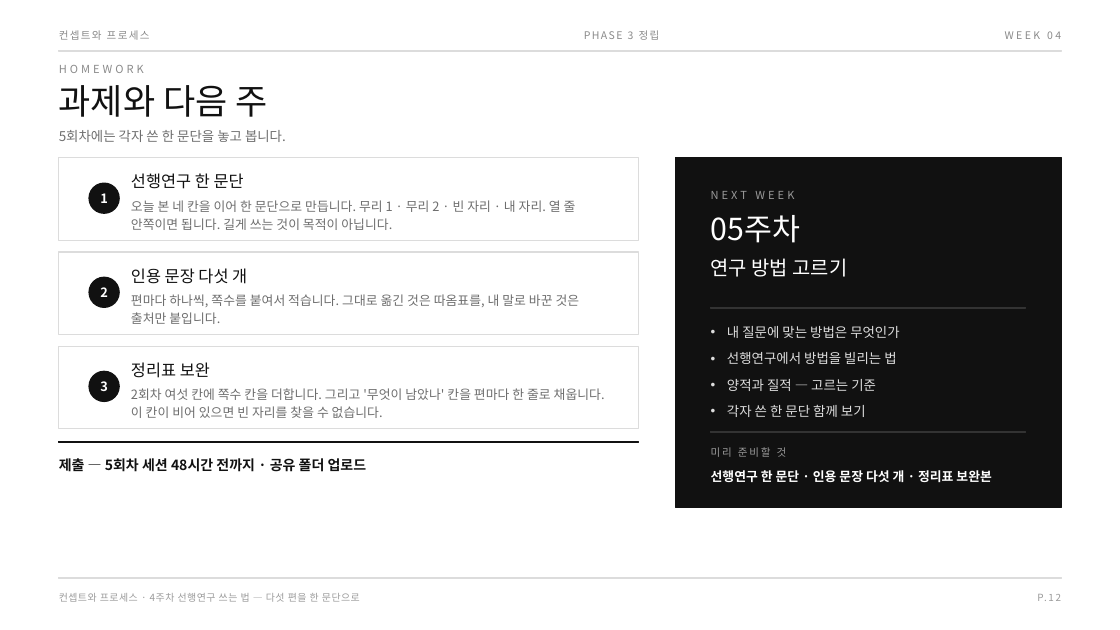
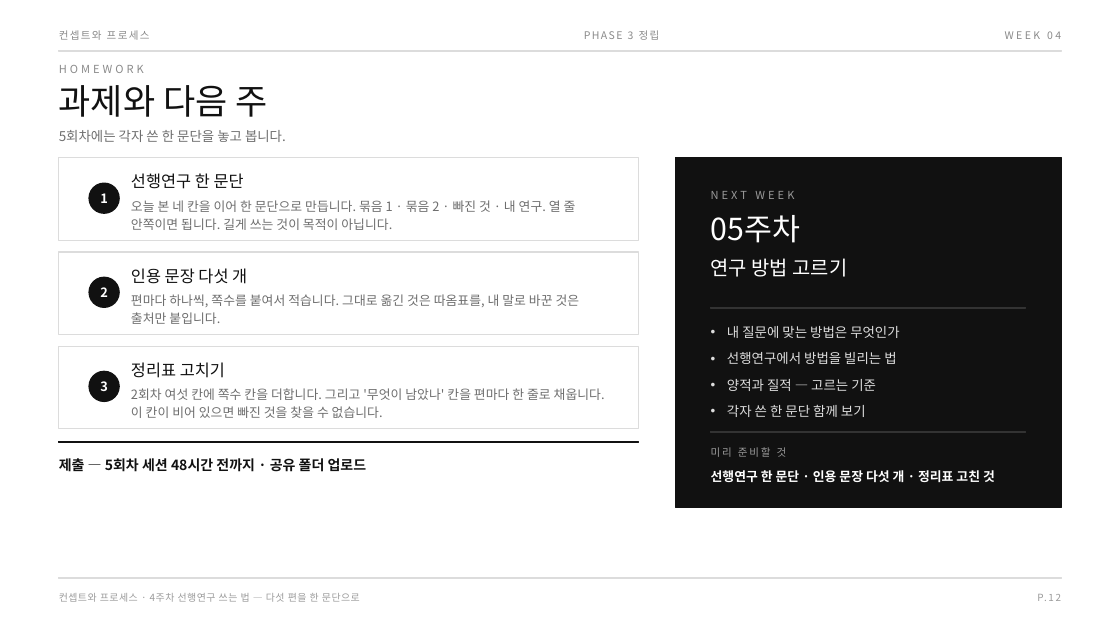
Before and after one commit to design-eng/MIN.D, a slide deck: slide 18 of dist/weeks-대학원/컨셉트와프로세스_04주차_선행연구쓰는법.pptx. Drawn at 1120x630 pixels with LibreOffice and Linux fonts; fonts in the diff are those of the drawing. Boxes give left, top, right and bottom in pixels: in the first picture for what was removed or moved away, otherwise in the second. Text is boxed around its words. In the diff, an @@ line names an element or a change of style, - is before the commit and + after.

```diff
--- a/dist/weeks-대학원/컨셉트와프로세스_04주차_선행연구쓰는법.pptx
+++ b/dist/weeks-대학원/컨셉트와프로세스_04주차_선행연구쓰는법.pptx
@@ text at [131,200,576,230]: text changed @@
-오늘 본 네 칸을 이어 한 문단으로 만듭니다. 무리 1 · 무리 2 · 빈 자리 · 내 자리. 열 줄 안쪽이면 됩니다. 길게 쓰는 것이 목적이 아닙니다.
+오늘 본 네 칸을 이어 한 문단으로 만듭니다. 묶음 1 · 묶음 2 · 빠진 것 · 내 연구. 열 줄 안쪽이면 됩니다. 길게 쓰는 것이 목적이 아닙니다.
@@ text at [131,388,605,418]: text changed @@
-2회차 여섯 칸에 쪽수 칸을 더합니다. 그리고 '무엇이 남았나' 칸을 편마다 한 줄로 채웁니다. 이 칸이 비어 있으면 빈 자리를 찾을 수 없습니다.
+2회차 여섯 칸에 쪽수 칸을 더합니다. 그리고 '무엇이 남았나' 칸을 편마다 한 줄로 채웁니다. 이 칸이 비어 있으면 빠진 것을 찾을 수 없습니다.
@@ text at [131,362,225,378]: text changed @@
-정리표 보완
+정리표 고치기
@@ text at [711,470,995,482]: text changed @@
-선행연구 한 문단 · 인용 문장 다섯 개 · 정리표 보완본
+선행연구 한 문단 · 인용 문장 다섯 개 · 정리표 고친 것
```
Also in this commit, not shown: 15 other slides changed, 4 other files.
